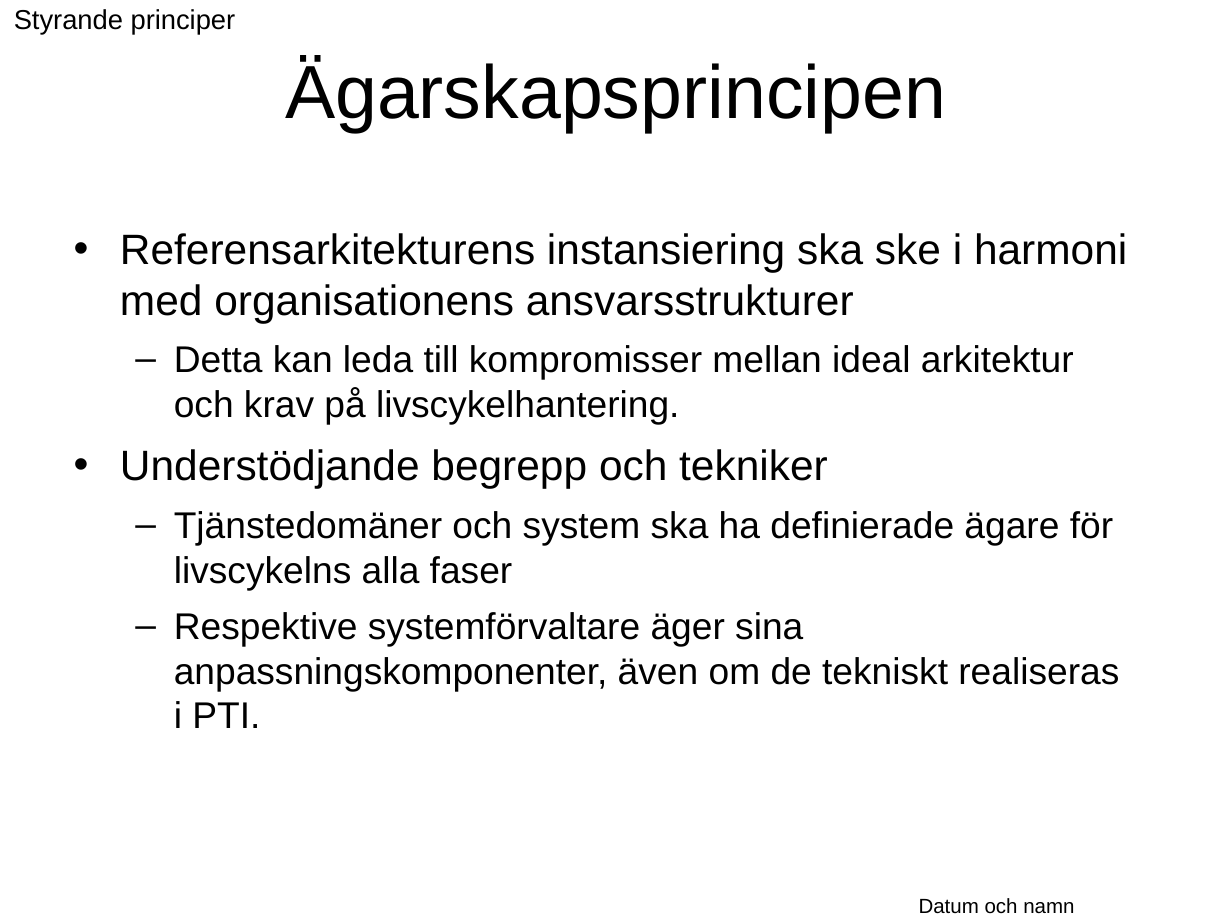
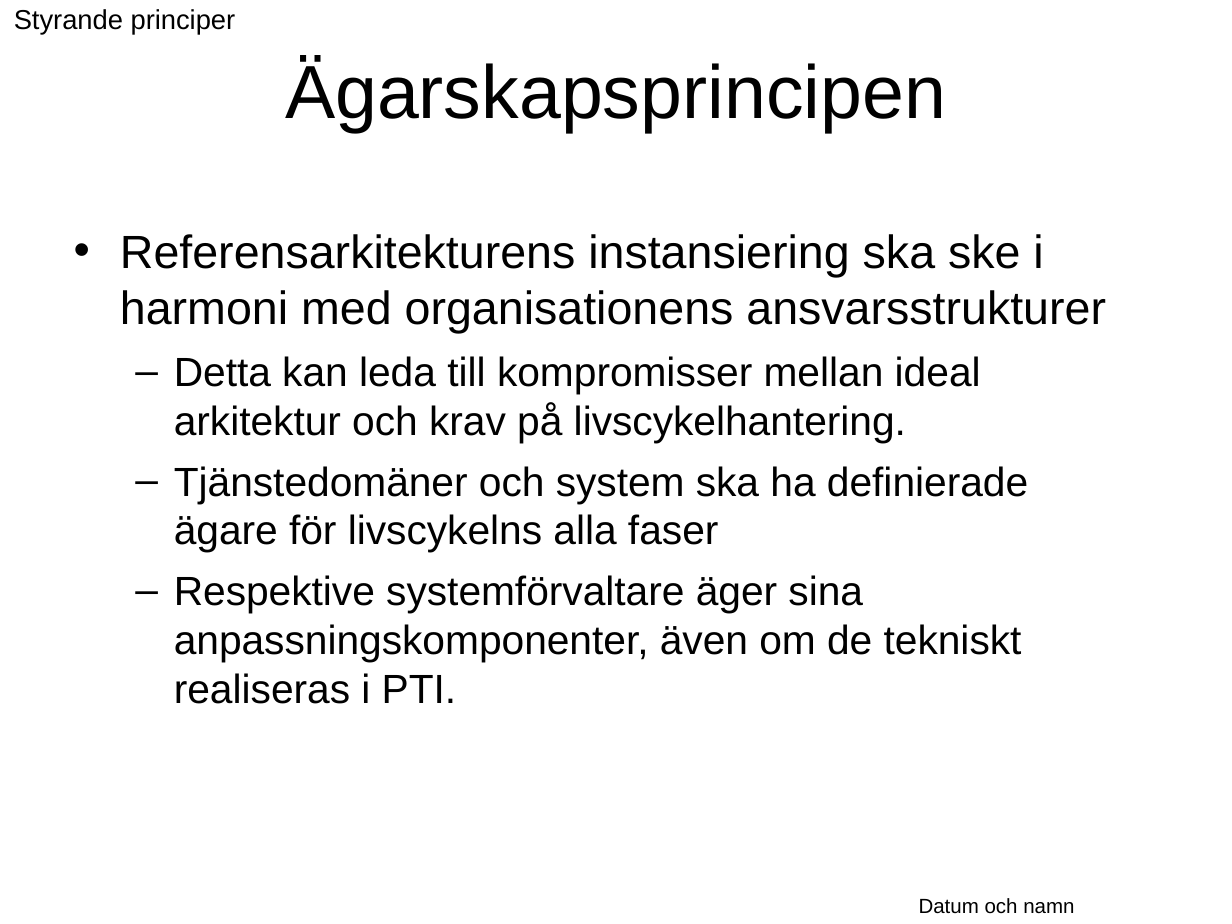
Before and after one commit to Vastra-Gotalandsregionen/oppna-program-hsatools, a slide deck: slide 27 of reference-architecture/Introduktion/Referensarkitektur_oversikt.ppt. Drawn at 1232x924 pixels with LibreOffice and Linux fonts; fonts in the diff are those of the drawing; background and template pictures are left out. Boxes give left, top, right and bottom in pixels: in the first picture for what was removed or moved away, otherwise in the second. Text is boxed around its words. In the diff, an @@ line names an element or a change of style, - is before the commit and + after.

```diff
--- a/reference-architecture/Introduktion/Referensarkitektur_oversikt.ppt
+++ b/reference-architecture/Introduktion/Referensarkitektur_oversikt.ppt
@@ text "Referensarkitekturens instansiering ska ske i ..." at (120, 234, 1106, 704): size 24.8 to 27.2 pt in "Referensarkitekturens instansiering ska ske i harmoni med ..."; size 21.7 to 23.8 pt in "Detta kan leda till kompromisser mellan ideal ...", "Tjänstedomäner och system ska ha definierade ägare ...", "Respektive systemförvaltare äger sina anpassningskomponenter ..." @@
@@ text at (120, 449, 828, 489): paragraph removed @@
-• Understödjande begrepp och tekniker
```
Also in this commit, not shown: 2 other slides changed, 1 other file.
